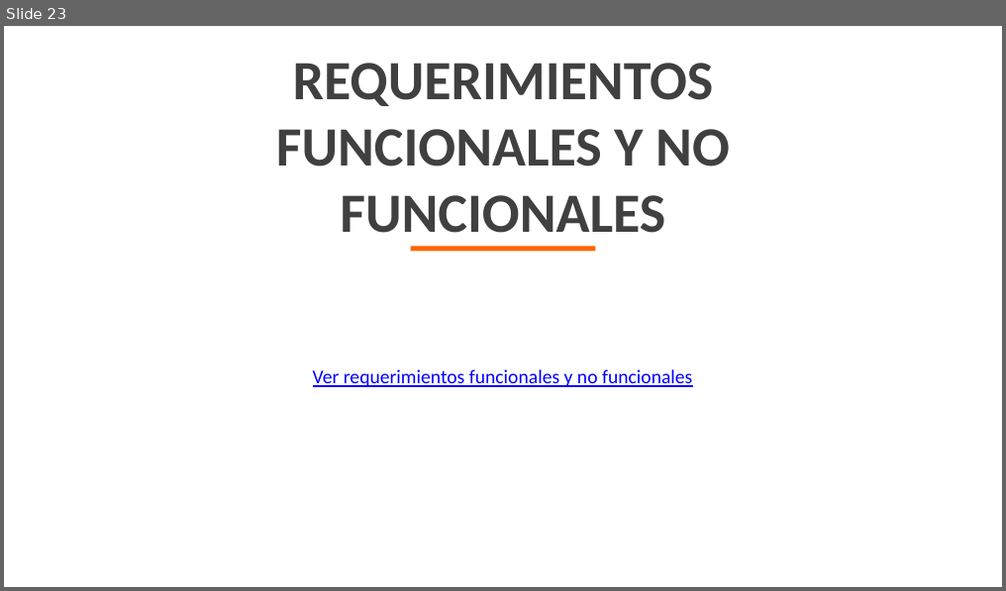
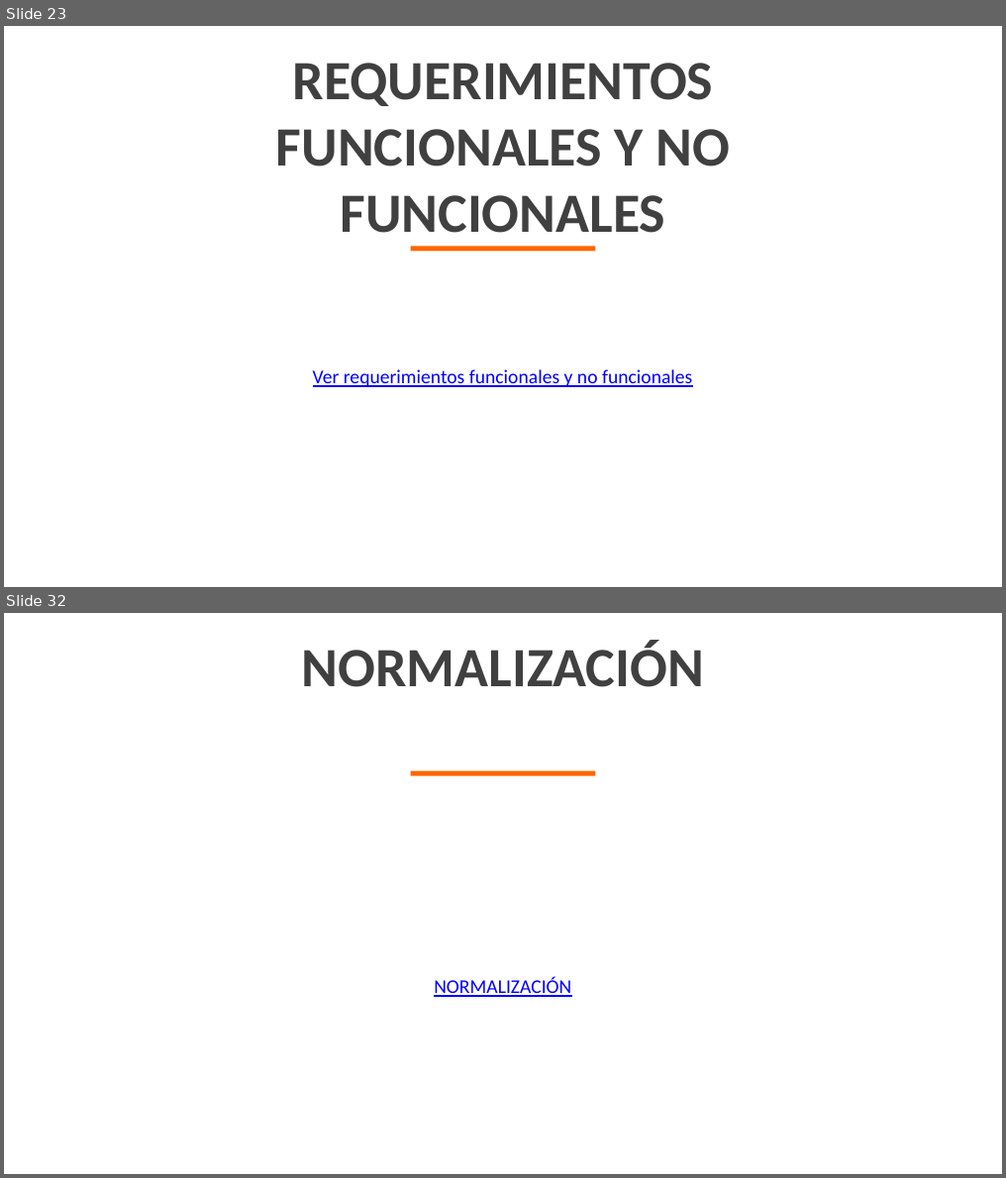
Before and after one commit to TatanDesign/Jinro-online-Shopping, a slide deck: Tercer Trimestre/JINRO ONLINE SHOPING.pptx. Shown one above the other, each under a label of ours: slide 23 before the commit, slides 23 and 32 after it; the slides between them are not shown. The pictures are 1006x591 and 1006x1178 pixels, drawn with LibreOffice and Linux fonts; fonts in the diff are those of the drawing; background and template pictures are left out. Boxes give left, top, right and bottom in pixels: in the first picture for what was removed or moved away, otherwise in the second. Text is boxed around its words. In the diff, an @@ line names an element or a change of style, - is before the commit and + after.

```diff
--- a/Tercer Trimestre/JINRO ONLINE SHOPING.pptx
+++ b/Tercer Trimestre/JINRO ONLINE SHOPING.pptx
@@ slide 32 added at box(4, 613, 1002, 1174), background picture (left out) @@
@@ text added at box(302, 640, 704, 687), 40 pt, text #404040, bold @@
+NORMALIZACIÓN
@@ rectangle added at box(410, 770, 596, 775), fill #FF6600 @@
@@ text added at box(434, 977, 571, 997), 14 pt, text #0000FF, underline @@
+NORMALIZACIÓN
```
Also in this commit, not shown: 8 slides changed, 4 other slides added, 40 other files.
